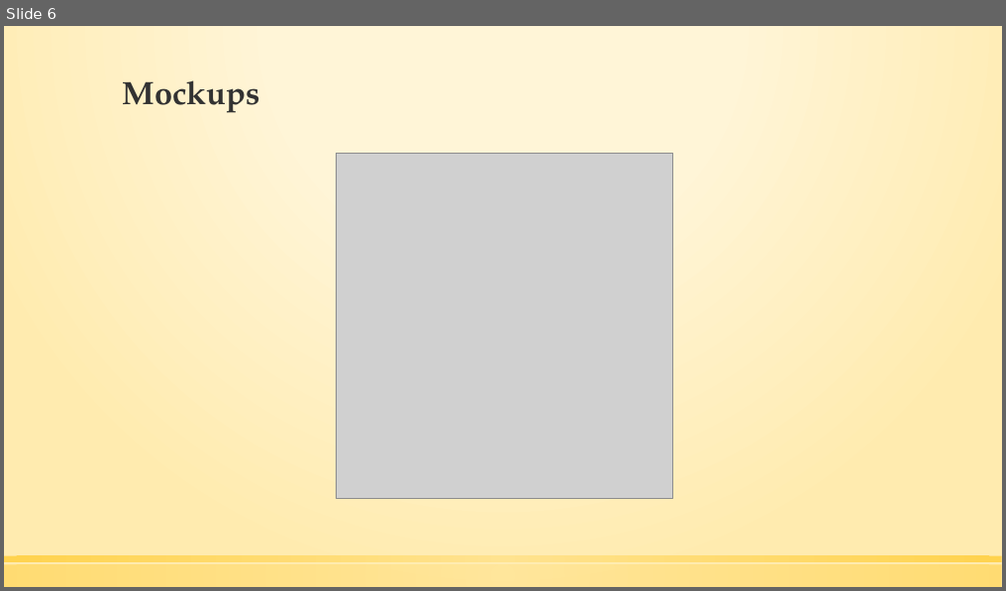
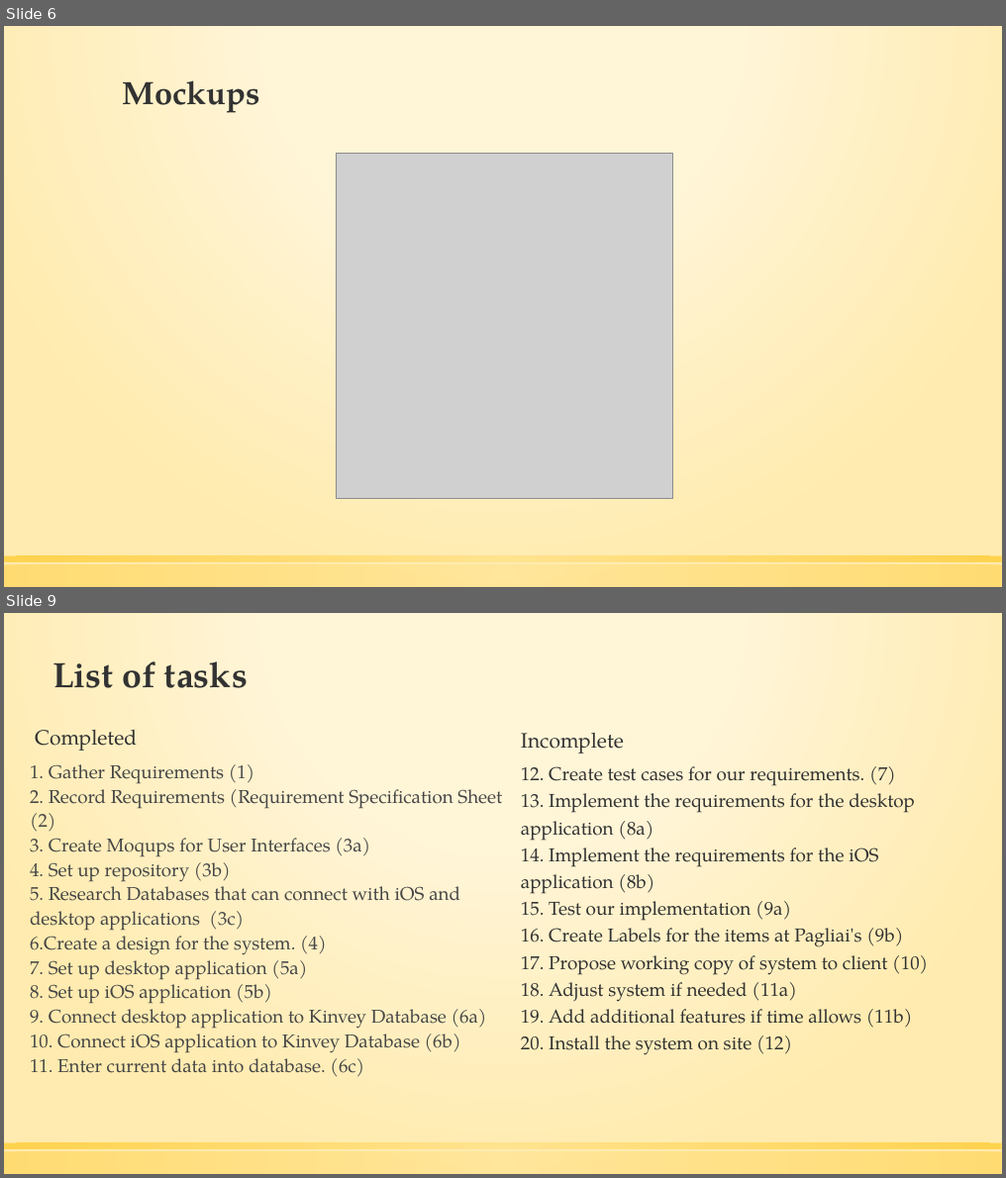
Before and after one commit to COLEplusTEN/P.I.T.S, a slide deck: Team.Supreme.pptx. Shown one above the other, each under a label of ours: slide 6 before the commit, slides 6 and 9 after it; the slides between them are not shown. The pictures are 1006x591 and 1006x1178 pixels, drawn with LibreOffice and Linux fonts; fonts in the diff are those of the drawing; grey boxes stand for pictures. Boxes give left, top, right and bottom in pixels: in the first picture for what was removed or moved away, otherwise in the second. Text is boxed around its words. In the diff, an @@ line names an element or a change of style, - is before the commit and + after.

```diff
--- a/Team.Supreme.pptx
+++ b/Team.Supreme.pptx
@@ slide 9 added at [4,613,1002,1174], background gradient #FFF5D7 to #FFEBAF; not listed: 2 template elements that a slide beside it also shows @@
@@ title added at [53,662,248,688], 34 pt, text #323232, bold @@
+List of tasks
@@ text added at [35,730,137,751], 20 pt, text #323232 @@
+Completed
@@ text added at [521,733,624,754], 20 pt, text #323232 @@
+Incomplete
@@ text added at [30,764,502,1077], 17.9 pt, text #464646 @@
+1. Gather Requirements (1)
+2. Record Requirements (Requirement Specification Sheet (2)
+3. Create Moqups for User Interfaces (3a)
+4. Set up repository (3b)
+5. Research Databases that can connect with iOS and desktop applications (3c)
+6.Create a design for the system. (4)
+7. Set up desktop application (5a)
+8. Set up iOS application (5b)
+9. Connect desktop application to Kinvey Database (6a)
+10. Connect iOS application to Kinvey Database (6b)
+11. Enter current data into database. (6c)
@@ text added at [521,766,928,1056], 18 pt, text #323232 @@
+12. Create test cases for our requirements. (7)
+13. Implement the requirements for the desktop application (8a)
+14. Implement the requirements for the iOS application (8b)
+15. Test our implementation (9a)
+16. Create Labels for the items at Pagliai's (9b)
+17. Propose working copy of system to client (10)
+18. Adjust system if needed (11a)
+19. Add additional features if time allows (11b)
+20. Install the system on site (12)
```
Also in this commit, not shown: 3 other slides added, 5 slides removed.
